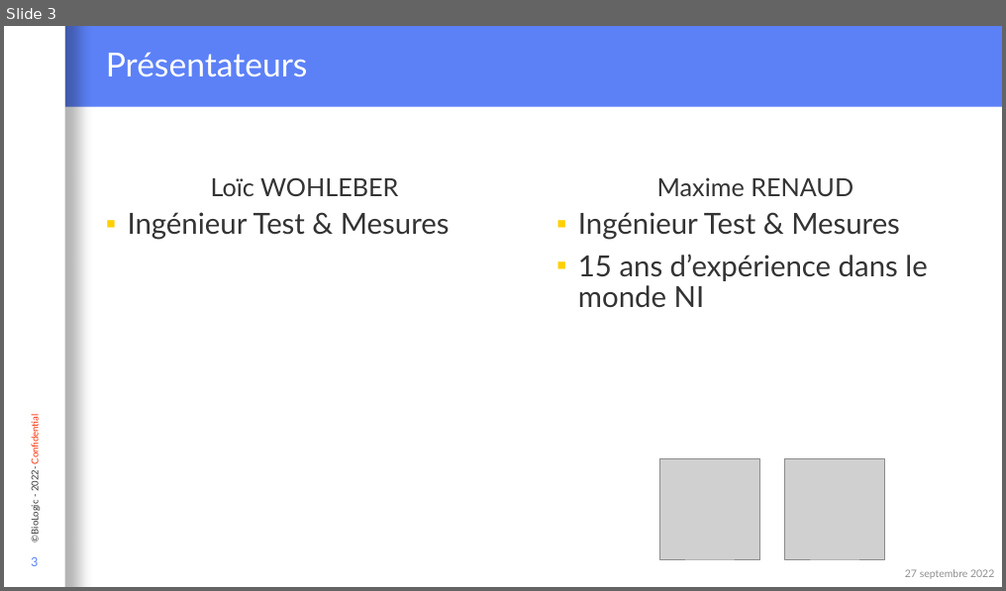
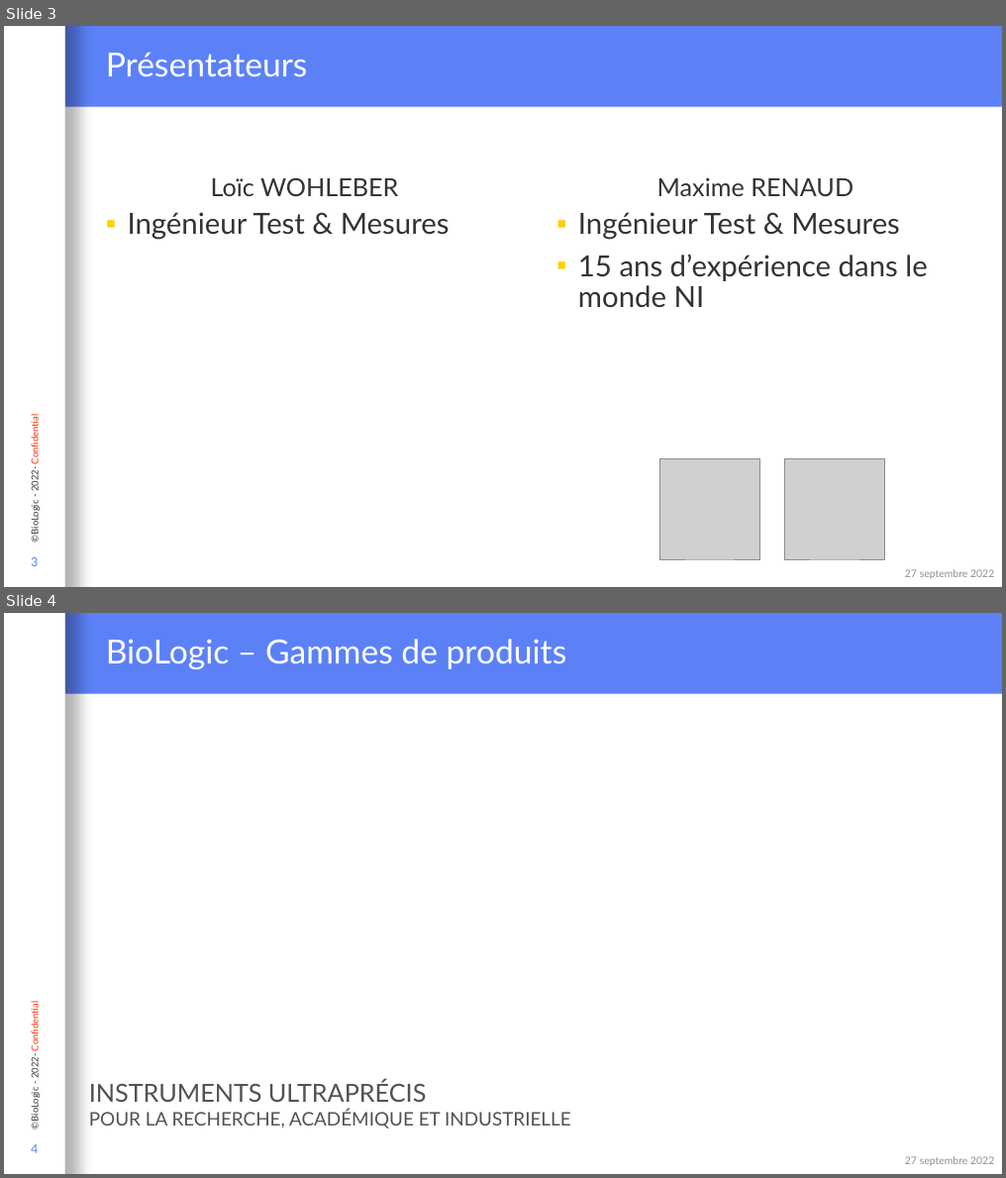
Before and after one commit to Loysse/PostLVUserEvent_Demo, a slide deck: Interaction événementielle entre du code C et LabVIEW.pptx. Shown one above the other, each under a label of ours: slide 3 before the commit, slides 3 and 4 after it. The pictures are 1006x591 and 1006x1178 pixels, drawn with LibreOffice and Linux fonts; fonts in the diff are those of the drawing; grey boxes stand for pictures; background and template pictures are left out. Boxes give left, top, right and bottom in pixels: in the first picture for what was removed or moved away, otherwise in the second. Text is boxed around its words. In the diff, an @@ line names an element or a change of style, - is before the commit and + after.

Commit message:
MAJ Slide BioLogic

```diff
--- a/Interaction événementielle entre du code C et LabVIEW.pptx
+++ b/Interaction événementielle entre du code C et LabVIEW.pptx
@@ slide 4 added at (4, 613, 1002, 1174), background #FFFFFF; not listed: 3 template elements that a slide beside it also shows @@
@@ title added at (106, 639, 567, 669), 32 pt, text #FFFFFF @@
+BioLogic – Gammes de produits
@@ text added at (89, 1080, 571, 1129), 18 pt, text #525252 @@
+INSTRUMENTS ULTRAPRÉCIS
+POUR LA RECHERCHE, ACADÉMIQUE ET INDUSTRIELLE
@@ page number added at (31, 1145, 38, 1154), 12 pt, text #5C81F7 @@
+4
@@ text added at (905, 1157, 994, 1166), 10 pt, text #8F8F8F @@
+27 septembre 2022
```
Also in this commit, not shown: 3 slides changed, 5 other slides added.
